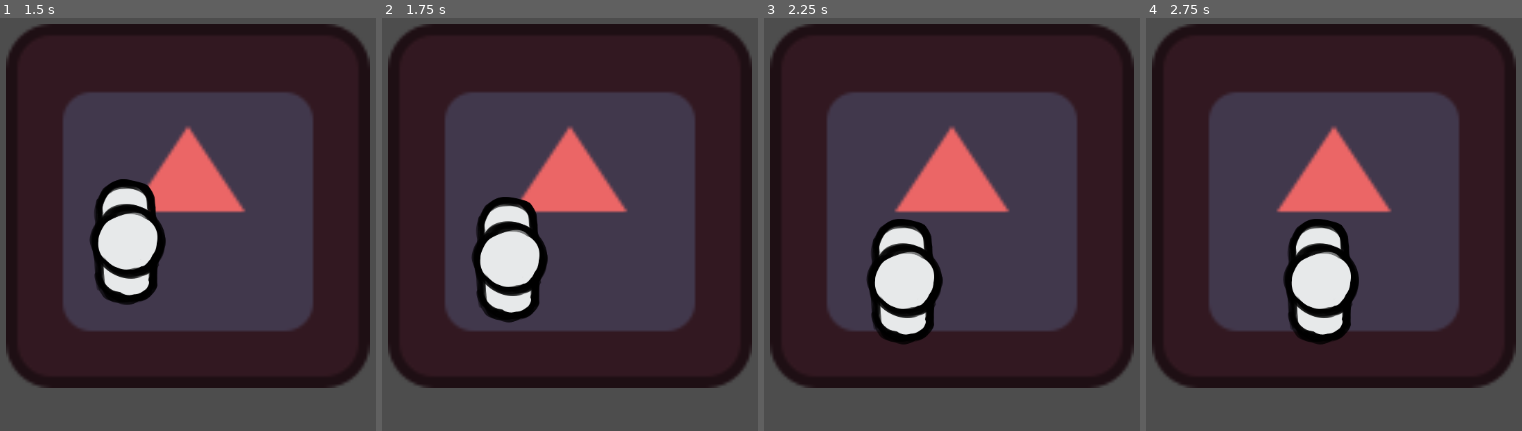
Above: before the commit, frames 1-4 (left to right).
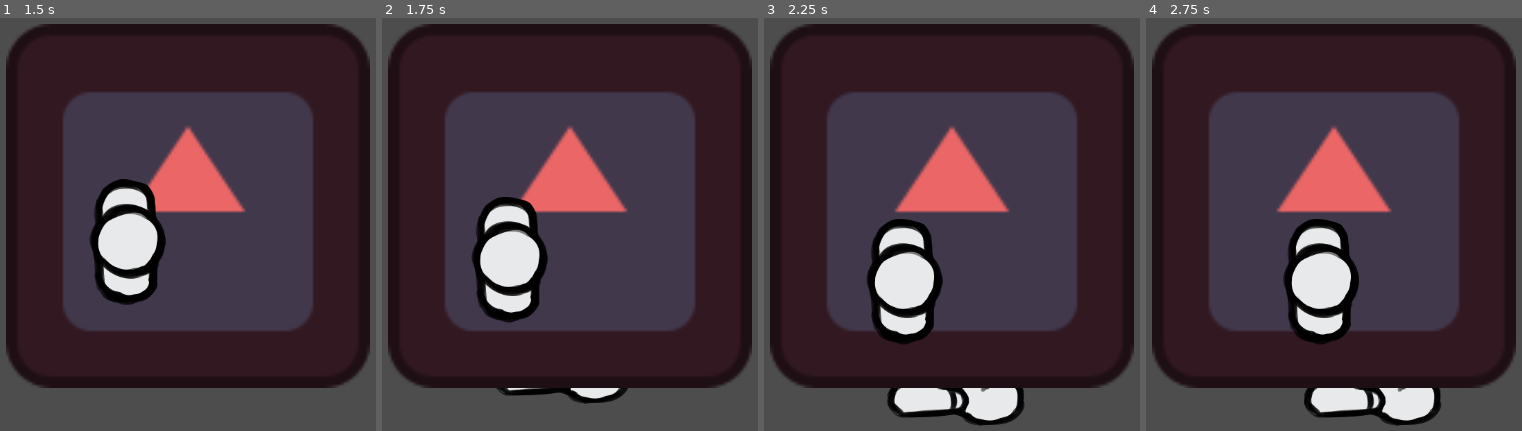
Above: after the commit, the same moments.

Repository: Eefschmeef2310/GDS1-Lab4
Game: Godot game, scene res://scenes/base_level.tscn
The game is run twice, just before and just after one commit, with the same random seed, the same clock (stepped at 60 frames per second) and the same inputs. This scene is started directly instead of the project's main scene. The engine's default icon, where the game draws it, is replaced by a stand-in: a white triangle on a blue panel in a dark square.
Inputs:
- Up to frame 1 (1.5 s): tap Enter at 0.5 s; hold D (Right) 0.53-1.28 s; hold S (Down) from 1.28 s (still down)
- Up to frame 2 (1.75 s): keep holding S (Down)
- Up to frame 3 (2.25 s): release S (Down) at 2.03 s; hold D (Right) from 2.03 s (still down)
- Up to frame 4 (2.75 s): keep holding D (Right)

Frame 1 is identical in both runs. In frame 2, 0.8% of the frame differs, in the area x 30-66%, y 89-94%; in frame 3, 2.6%; in frame 4, 2.7%, in the area x 42-79%, y 89-99%.

Commit message:
updated animation for punching

Diff:
--- a/player/player.tscn
+++ b/player/player.tscn
@@ -91,11 +91,69 @@
 "values": [0.0, 2.00713]
 }
 
+[sub_resource type="Animation" id="Animation_tvlc0"]
+resource_name = "punch_head"
+length = 0.2
+tracks/0/type = "value"
+tracks/0/imported = false
+tracks/0/enabled = true
+tracks/0/path = NodePath("../Body/LArm:rotation")
+tracks/0/interp = 1
+tracks/0/loop_wrap = true
+tracks/0/keys = {
+"times": PackedFloat32Array(0, 0.2),
+"transitions": PackedFloat32Array(1, 1),
+"update": 0,
+"values": [0.0, 1.65806]
+}
+tracks/1/type = "value"
+tracks/1/imported = false
+tracks/1/enabled = true
+tracks/1/path = NodePath("../Body/LArm/LHand:rotation")
+tracks/1/interp = 1
+tracks/1/loop_wrap = true
+tracks/1/keys = {
+"times": PackedFloat32Array(0, 0.2),
+"transitions": PackedFloat32Array(1, 1),
+"update": 0,
+"values": [2.00713, 0.0872665]
+}
+
+[sub_resource type="Animation" id="Animation_xgnk2"]
+resource_name = "retract_head"
+length = 0.4
+tracks/0/type = "value"
+tracks/0/imported = false
+tracks/0/enabled = true
+tracks/0/path = NodePath("../Body/LArm:rotation")
+tracks/0/interp = 1
+tracks/0/loop_wrap = true
+tracks/0/keys = {
+"times": PackedFloat32Array(0, 0.4),
+"transitions": PackedFloat32Array(1, 1),
+"update": 0,
+"values": [1.65806, 0.0]
+}
+tracks/1/type = "value"
+tracks/1/imported = false
+tracks/1/enabled = true
+tracks/1/path = NodePath("../Body/LArm/LHand:rotation")
+tracks/1/interp = 1
+tracks/1/loop_wrap = true
+tracks/1/keys = {
+"times": PackedFloat32Array(0, 0.4),
+"transitions": PackedFloat32Array(1, 1),
+"update": 0,
+"values": [0.0872665, 2.00713]
+}
+
 [sub_resource type="AnimationLibrary" id="AnimationLibrary_n77si"]
 _data = {
 "RESET": SubResource("Animation_4cao8"),
 "punch": SubResource("Animation_2puw0"),
-"retract": SubResource("Animation_eyw0p")
+"punch_head": SubResource("Animation_tvlc0"),
+"retract": SubResource("Animation_eyw0p"),
+"retract_head": SubResource("Animation_xgnk2")
 }
 
 [sub_resource type="Animation" id="Animation_ien1i"]
@@ -110,7 +168,7 @@
 "times": PackedFloat32Array(0),
 "transitions": PackedFloat32Array(1),
 "update": 0,
-"values": [1.5708]
+"values": [3.14159]
 }
 tracks/1/type = "value"
 tracks/1/imported = false
@@ -122,7 +180,7 @@
 "times": PackedFloat32Array(0),
 "transitions": PackedFloat32Array(1),
 "update": 0,
-"values": [0.0]
+"values": [-1.5708]
 }
 
 [sub_resource type="Animation" id="Animation_0agmt"]
@@ -179,13 +237,71 @@
 "transitions": PackedFloat32Array(1, 1),
 "update": 0,
 "values": [1.5708, 3.14159]
+}
+
+[sub_resource type="Animation" id="Animation_180vh"]
+resource_name = "punch_head"
+length = 0.2
+tracks/0/type = "value"
+tracks/0/imported = false
+tracks/0/enabled = true
+tracks/0/path = NodePath("../Body/RArm:rotation")
+tracks/0/interp = 1
+tracks/0/loop_wrap = true
+tracks/0/keys = {
+"times": PackedFloat32Array(0, 0.2),
+"transitions": PackedFloat32Array(1, 1),
+"update": 0,
+"values": [3.14159, 1.48353]
+}
+tracks/1/type = "value"
+tracks/1/imported = false
+tracks/1/enabled = true
+tracks/1/path = NodePath("../Body/RArm/RHand:rotation")
+tracks/1/interp = 1
+tracks/1/loop_wrap = true
+tracks/1/keys = {
+"times": PackedFloat32Array(0, 0.2),
+"transitions": PackedFloat32Array(1, 1),
+"update": 0,
+"values": [-2.00713, -0.0872665]
+}
+
+[sub_resource type="Animation" id="Animation_228e0"]
+resource_name = "retract_head"
+length = 0.4
+tracks/0/type = "value"
+tracks/0/imported = false
+tracks/0/enabled = true
+tracks/0/path = NodePath("../Body/RArm/RHand:rotation")
+tracks/0/interp = 1
+tracks/0/loop_wrap = true
+tracks/0/keys = {
+"times": PackedFloat32Array(0, 0.4),
+"transitions": PackedFloat32Array(1, 1),
+"update": 0,
+"values": [-0.0872665, -2.00713]
+}
+tracks/1/type = "value"
+tracks/1/imported = false
+tracks/1/enabled = true
+tracks/1/path = NodePath("../Body/RArm:rotation")
+tracks/1/interp = 1
+tracks/1/loop_wrap = true
+tracks/1/keys = {
+"times": PackedFloat32Array(0, 0.4),
+"transitions": PackedFloat32Array(1, 1),
+"update": 0,
+"values": [1.48353, 3.14159]
 }
 
 [sub_resource type="AnimationLibrary" id="AnimationLibrary_22anh"]
 _data = {
 "RESET": SubResource("Animation_ien1i"),
 "punch": SubResource("Animation_0agmt"),
-"retract": SubResource("Animation_bblkd")
+"punch_head": SubResource("Animation_180vh"),
+"retract": SubResource("Animation_bblkd"),
+"retract_head": SubResource("Animation_228e0")
 }
 
 [node name="Player" type="CharacterBody2D"]
@@ -208,13 +324,14 @@
 [node name="RArm" type="Sprite2D" parent="Body"]
 z_index = -1
 position = Vector2(1, 70)
-rotation = 1.5708
+rotation = 3.14159
 texture = ExtResource("2_sngc8")
 offset = Vector2(0, -51.24)
 flip_h = true
 
 [node name="RHand" type="Sprite2D" parent="Body/RArm"]
 position = Vector2(0, -93)
+rotation = -1.5708
 texture = ExtResource("3_gsiok")
 offset = Vector2(2.705, -73.27)
 flip_h = true
Not shown: 1 places in player/player.tscn that only renumber resources
